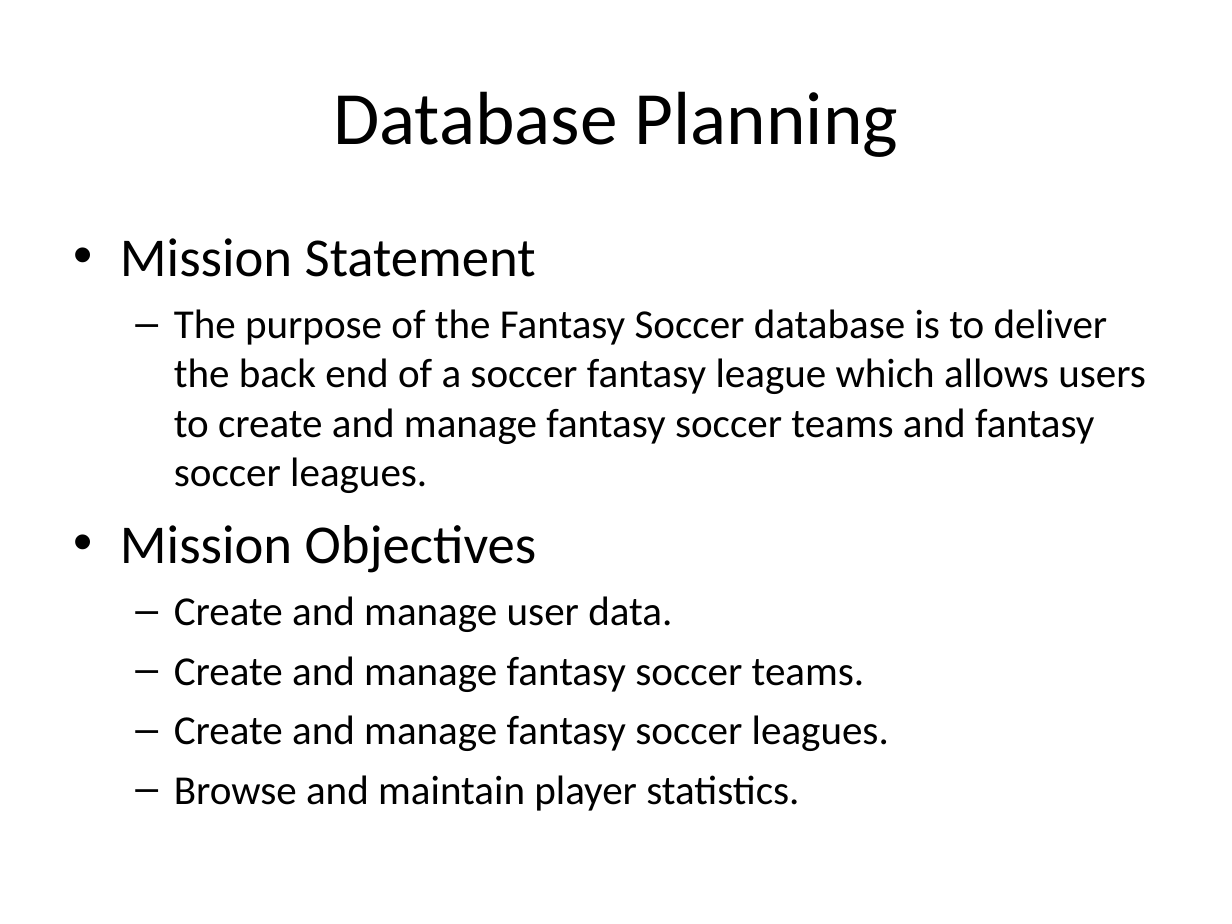
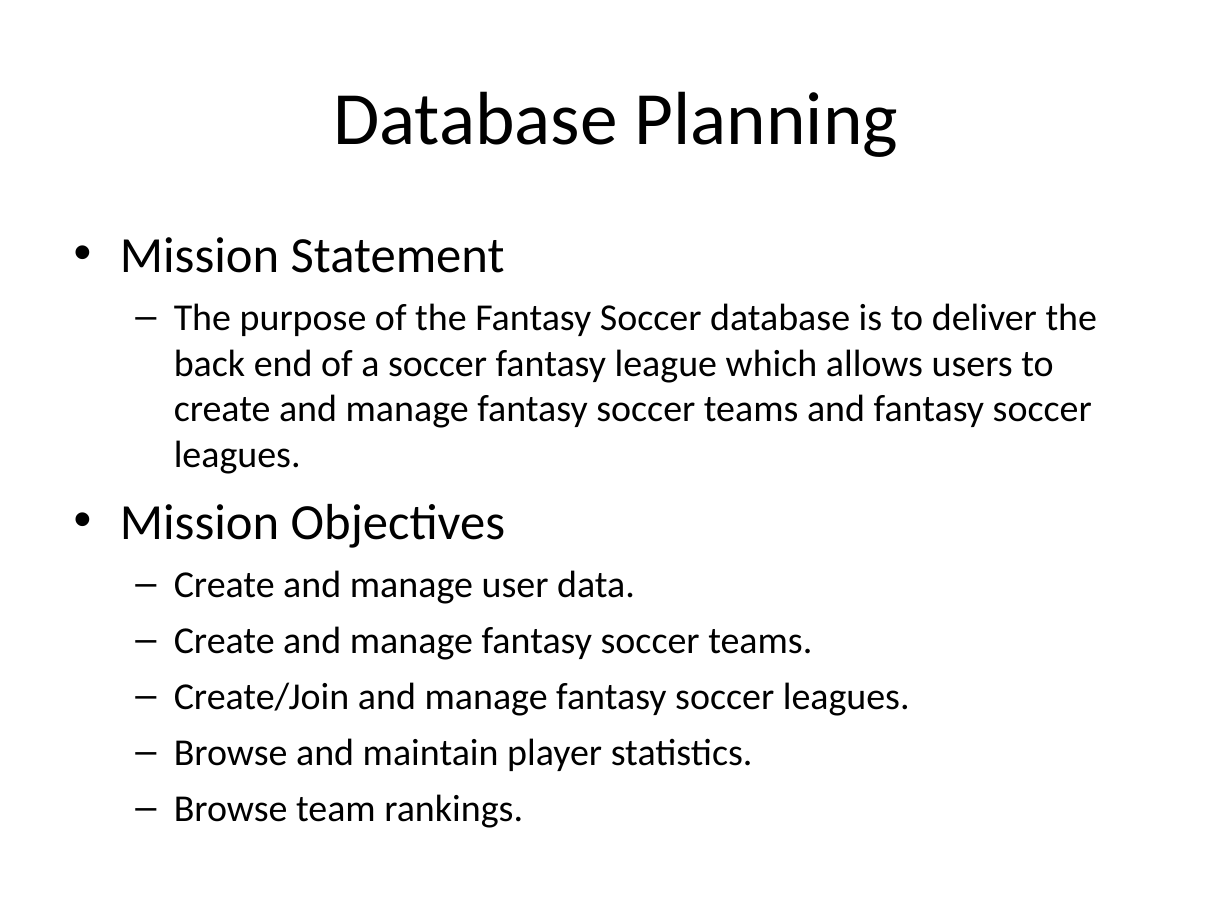
Before and after one commit to Lozza999/fantasy-soccer-league, a slide deck: slide 6 of Fantasy Football Presentation.ppt. Drawn at 1232x924 pixels with LibreOffice and Linux fonts; fonts in the diff are those of the drawing. Boxes give left, top, right and bottom in pixels: in the first picture for what was removed or moved away, otherwise in the second. Text is boxed around its words. In the diff, an @@ line names an element or a change of style, - is before the commit and + after.

```diff
--- a/Fantasy Football Presentation.ppt
+++ b/Fantasy Football Presentation.ppt
@@ text at bbox=[120, 237, 1098, 771]: size 32 to 29.6 pt in "Mission Statement", "Mission Objectives"; size 24 to 22.2 pt in "The purpose of the Fantasy Soccer database ...", "Create and manage user data.", "Create and manage fantasy soccer teams.", "Browse and maintain player statistics." @@
@@ text at bbox=[174, 682, 910, 716]: text changed; size 24 to 22.2 pt @@
-  – Create and manage fantasy soccer leagues.
+  – Create/Join and manage fantasy soccer leagues.
@@ text at bbox=[174, 794, 523, 828]: paragraph added @@
+  – Browse team rankings.
```
